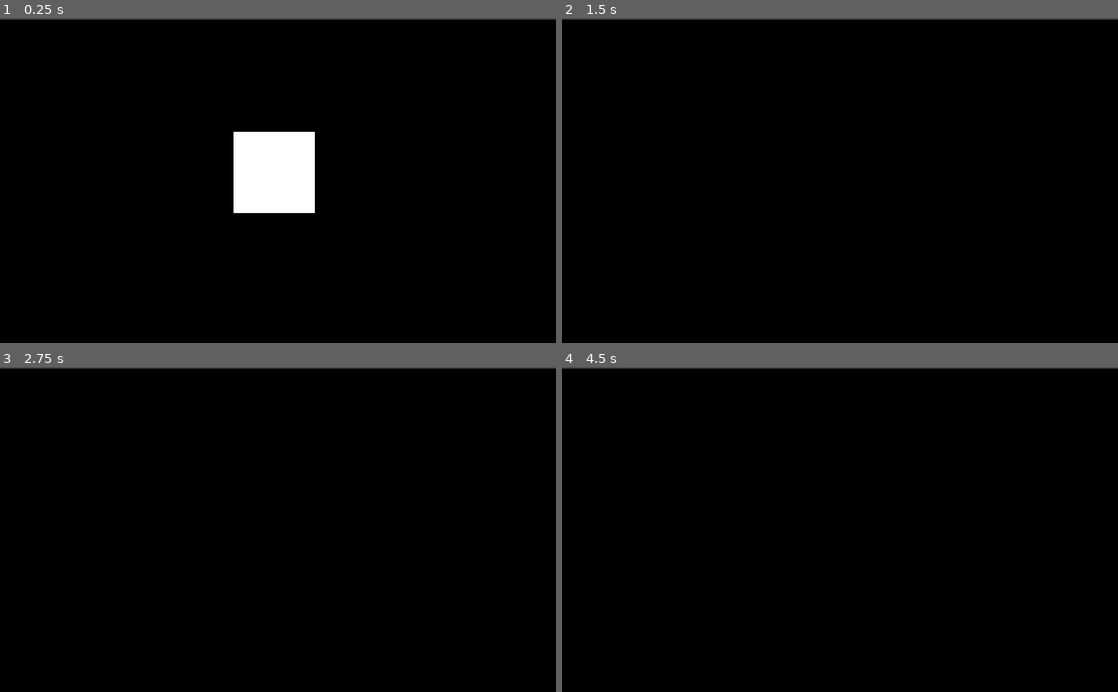
Above: before the commit, frames 1-4 (two rows, left to right).
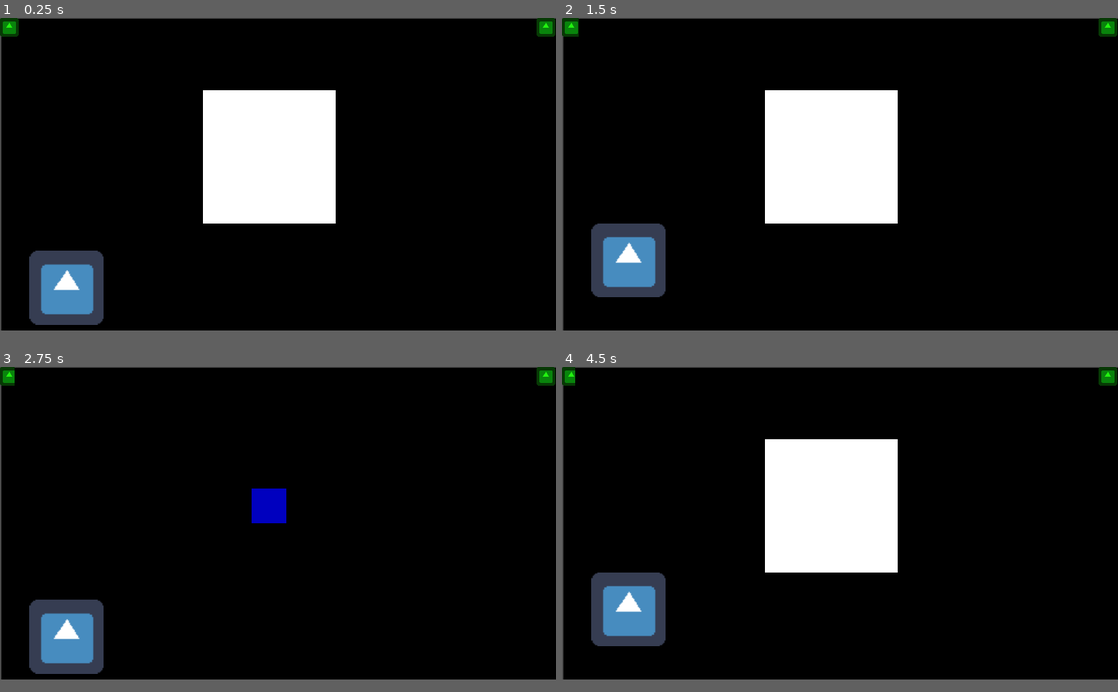
Above: after the commit, the same moments.

Repository: GamuxUnicamp/HIT_IT
Game: Godot game, scene res://scenes/Game.tscn
Same seed, same stepped clock (60 frames per second), same inputs: the game is played once before the commit and once after it. The engine's default icon, where the game draws it, is replaced by a stand-in: a white triangle on a blue panel in a dark square.
Inputs:
- Up to frame 1 (0.25 s): no input
- Up to frame 2 (1.5 s): tap Enter (ui_accept) at 0.5, 1.35 s; hold Enter (ui_accept) 0.53-1.28 s
- Up to frame 3 (2.75 s): tap Enter (ui_accept) at 1.52, 1.82 s; hold Enter (ui_accept) from 2.03 s (still down)
- Up to frame 4 (4.5 s): release Enter (ui_accept) at 2.78 s; tap Enter (ui_accept) at 2.85, 3.02, 3.32, 4.35 s; hold Enter (ui_accept) 3.53-4.28 s
In our replay, the window is 800x468 before the commit and 800x450 after it. These sizes can differ from the game's own. Grey fills any space a smaller window leaves; there, only what the larger window draws over its background counts as a difference.

The runs differ from the first frame. In frame 1, 10% of the frame differs, in the area x 0-100%, y 0-97%; in frame 2, 14%; in frame 3, 4.5%; in frame 4, 14%.

Commit message:
barra de vida criada

Diff:
--- a/Node2D.gd
+++ /dev/null
@@ -1,13 +0,0 @@
-extends Node2D
-
-# Declare member variables here. Examples:
-# var a = 2
-# var b = "text"
-
-# Called when the node enters the scene tree for the first time.
-func _ready():
-	pass # Replace with function body.
-
-# Called every frame. 'delta' is the elapsed time since the previous frame.
-#func _process(delta):
-#	pass
--- a/project.godot
+++ b/project.godot
@@ -19,6 +19,68 @@
 run/main_scene="res://scenes/Game.tscn"
 config/icon="res://icon.png"
 
+[debug]
+
+settings/fps/force_fps=30
+
+[display]
+
+window/size/width=1920
+window/size/height=1080
+window/size/test_width=1280
+window/size/test_height=720
+window/dpi/allow_hidpi=true
+window/stretch/mode="2d"
+window/stretch/aspect="keep_height"
+
+[gui]
+
+theme/use_hidpi=true
+
+[input]
+
+punchP1={
+"deadzone": 0.5,
+"events": [ Object(InputEventKey,"resource_local_to_scene":false,"resource_name":"","device":0,"alt":false,"shift":false,"control":false,"meta":false,"command":false,"pressed":false,"scancode":90,"unicode":0,"echo":false,"script":null)
+ ]
+}
+kickP1={
+"deadzone": 0.5,
+"events": [ Object(InputEventKey,"resource_local_to_scene":false,"resource_name":"","device":0,"alt":false,"shift":false,"control":false,"meta":false,"command":false,"pressed":false,"scancode":88,"unicode":0,"echo":false,"script":null)
+ ]
+}
+punchP2={
+"deadzone": 0.5,
+"events": [ Object(InputEventKey,"resource_local_to_scene":false,"resource_name":"","device":0,"alt":false,"shift":false,"control":false,"meta":false,"command":false,"pressed":false,"scancode":16777234,"unicode":0,"echo":false,"script":null)
+ ]
+}
+kickP2={
+"deadzone": 0.5,
+"events": [ Object(InputEventKey,"resource_local_to_scene":false,"resource_name":"","device":0,"alt":false,"shift":false,"control":false,"meta":false,"command":false,"pressed":false,"scancode":16777233,"unicode":0,"echo":false,"script":null)
+ ]
+}
+espP1={
+"deadzone": 0.5,
+"events": [ Object(InputEventKey,"resource_local_to_scene":false,"resource_name":"","device":0,"alt":false,"shift":false,"control":false,"meta":false,"command":false,"pressed":false,"scancode":83,"unicode":0,"echo":false,"script":null)
+ ]
+}
+espP2={
+"deadzone": 0.5,
+"events": [ Object(InputEventKey,"resource_local_to_scene":false,"resource_name":"","device":0,"alt":false,"shift":false,"control":false,"meta":false,"command":false,"pressed":false,"scancode":16777232,"unicode":0,"echo":false,"script":null)
+ ]
+}
+
+[input_devices]
+
+pointing/emulate_touch_from_mouse=true
+
+[locale]
+
+fallback="pt_BR"
+
 [rendering]
 
+quality/intended_usage/framebuffer_allocation=0
+quality/intended_usage/framebuffer_allocation.mobile=0
+threads/thread_model=2
 environment/default_environment="res://default_env.tres"
--- /dev/null
+++ b/scenes/Characters/Character.tscn
@@ -0,0 +1,25 @@
+[gd_scene load_steps=5 format=2]
+
+[ext_resource path="res://scripts/Character.gd" type="Script" id=1]
+[ext_resource path="res://icon.png" type="Texture" id=2]
+
+[sub_resource type="RectangleShape2D" id=1]
+extents = Vector2( 128, 128 )
+
+[sub_resource type="SpriteFrames" id=2]
+animations = [ {
+"frames": [ ExtResource( 2 ) ],
+"loop": true,
+"name": "default",
+"speed": 5.0
+} ]
+
+[node name="Character" type="KinematicBody2D"]
+script = ExtResource( 1 )
+
+[node name="Collision" type="CollisionShape2D" parent="."]
+shape = SubResource( 1 )
+
+[node name="AnimatedSprite" type="AnimatedSprite" parent="."]
+scale = Vector2( 4, 4 )
+frames = SubResource( 2 )
--- /dev/null
+++ b/scenes/Floor.tscn
@@ -0,0 +1,9 @@
+[gd_scene load_steps=2 format=2]
+
+[sub_resource type="RectangleShape2D" id=1]
+extents = Vector2( 1120, 10 )
+
+[node name="Floor" type="StaticBody2D"]
+
+[node name="Collision" type="CollisionShape2D" parent="."]
+shape = SubResource( 1 )
--- /dev/null
+++ b/scenes/GUI.gd
@@ -0,0 +1,23 @@
+extends MarginContainer
+onready var lifebar=$Lifebar1/TextureProgress
+onready var tween=$Tween
+
+var animated_health=100
+
+func _process(delta):
+	var round_value=round(animated_health)
+	lifebar.value=round_value
+
+func take_damage(health):#funcao tem como parametro vida atual
+	update_health(health)
+
+func update_health(new_bar_value):#atualiza o valor barra de vida
+
+	tween.interpolate_property(self,"animated_health",animated_health,new_bar_value,0.5,tween.TRANS_LINEAR,Tween.EASE_IN)
+	if not tween.is_active():
+		tween.start()
+func player_died():
+	var start_color=Color(1.0,1.0,1.0,1.0)
+	var end_color=Color(1.0,1.0,1.0,0.0)
+	tween.interpolate_property(self,"modulate",start_color,end_color,0.7,Tween.TRANS_LINEAR,Tween.EASE_IN)
+	get_tree().quit()
--- a/scenes/Game.tscn
+++ b/scenes/Game.tscn
@@ -1,28 +1,78 @@
-[gd_scene load_steps=2 format=2]
+[gd_scene load_steps=7 format=2]
 
 [ext_resource path="res://scripts/Game.gd" type="Script" id=1]
+[ext_resource path="res://scenes/Characters/Character.tscn" type="PackedScene" id=2]
+[ext_resource path="res://scenes/Floor.tscn" type="PackedScene" id=3]
+[ext_resource path="res://resource/MUSICA_SP.wav" type="AudioStream" id=4]
+[ext_resource path="res://scenes/GUI.gd" type="Script" id=5]
+[ext_resource path="res://icon.png" type="Texture" id=6]
 
 [node name="Game" type="Node2D"]
 script = ExtResource( 1 )
 
 [node name="Background" type="Panel" parent="."]
-margin_left = -1.05264
-margin_top = 3.1579
-margin_right = 1028.95
-margin_bottom = 603.158
+margin_left = 3.51617
+margin_top = 1.75809
+margin_right = 1923.52
+margin_bottom = 1081.76
 
-[node name="Signal" type="Panel" parent="."]
-margin_left = 430.0
-margin_top = 210.0
-margin_right = 580.0
-margin_bottom = 360.0
+[node name="RythmSignal" type="Panel" parent="."]
+visible = false
+margin_left = 700.0
+margin_top = 250.0
+margin_right = 1160.0
+margin_bottom = 710.0
+grow_horizontal = 2
+grow_vertical = 2
+
+[node name="SetbackSignal" type="Panel" parent="."]
+visible = false
+margin_left = 870.0
+margin_top = 420.0
+margin_right = 990.0
+margin_bottom = 540.0
+
+[node name="Character" parent="." instance=ExtResource( 2 )]
+position = Vector2( 230, 920 )
+
+[node name="Floor" parent="." instance=ExtResource( 3 )]
+position = Vector2( 1010, 1070 )
+
+[node name="SoundNodes" type="Node" parent="."]
+
+[node name="Rythm" type="AudioStreamPlayer2D" parent="SoundNodes"]
+
+[node name="Setback" type="AudioStreamPlayer2D" parent="SoundNodes"]
+
+[node name="Music" type="AudioStreamPlayer" parent="SoundNodes"]
+stream = ExtResource( 4 )
 
 [node name="GUI" type="MarginContainer" parent="."]
-margin_right = 393.0
-margin_bottom = 43.0
+modulate = Color( 0.133333, 0.945098, 0.0627451, 1 )
+margin_right = 1917.0
+margin_bottom = 72.0
+script = ExtResource( 5 )
 
-[node name="Lifebar" type="HBoxContainer" parent="GUI"]
-margin_right = 393.0
-margin_bottom = 43.0
+[node name="Lifebar1" type="HBoxContainer" parent="GUI"]
+margin_right = 1917.0
+margin_bottom = 72.0
+
+[node name="TextureProgress" type="TextureProgress" parent="GUI/Lifebar1"]
+margin_right = 64.0
+margin_bottom = 72.0
+value = 100.0
+texture_progress = ExtResource( 6 )
+
+[node name="Lifebar2" type="HBoxContainer" parent="GUI"]
+margin_right = 1917.0
+margin_bottom = 72.0
+alignment = 2
+
+[node name="TextureProgres2" type="TextureProgress" parent="GUI/Lifebar2"]
+margin_left = 1853.0
+margin_right = 1917.0
+margin_bottom = 72.0
+value = 100.0
+texture_progress = ExtResource( 6 )
 
 [node name="Tween" type="Tween" parent="GUI"]
--- a/scenes/HBoxContainer.gd
+++ /dev/null
@@ -1,15 +0,0 @@
-extends HBoxContainer
-
-# Declare member variables here. Examples:
-# var a = 2
-# var b = "text"
-var size=100#vida maxima
-var damage=10#dano recebido apos erro
-# Called when the node enters the scene tree for the first time.
-func _ready():
-
-	pass # Replace with function body.
-
-# Called every frame. 'delta' is the elapsed time since the previous frame.
-#func _process(delta):
-#	pass
--- a/scenes/Lifebar.gd
+++ /dev/null
@@ -1,15 +0,0 @@
-extends CanvasLayer
-
-# Declare member variables here. Examples:
-# var a = 2
-# var b = "text"
-var size=100
-var damage=10
-#damage é o percentual da barra perdida a cada dano recebido
-# Called when the node enters the scene tree for the first time.
-func _ready():
-	pass # Replace with function body.
-
-# Called every frame. 'delta' is the elapsed time since the previous frame.
-#func _process(delta):
-#	pass
--- /dev/null
+++ b/scripts/Character.gd
@@ -0,0 +1,50 @@
+extends KinematicBody2D
+
+const GRAVITY = 500000
+var velocity = Vector2()
+export var jump_velocity = 80000
+var health=100
+var health_reduced_in_mistake=10
+
+onready var game = get_parent()
+
+signal health_reduced
+signal died
+
+func _ready():
+	connect("health_reduced",game.get_node("GUI"), "take_damage")
+	connect("died",game.get_node("GUI"),"player_died")
+func _physics_process(delta):
+	# Gravidade do jogo
+	velocity.y += delta * GRAVITY
+	var motion = velocity * delta
+	motion = move_and_slide(motion, Vector2(0,-1))
+
+func _input(event):
+	# Fazer o personagem pular caso o jogador acerte
+	if event.is_action_pressed("ui_accept"):
+		if game.press_time:
+			if not game.p1_pressed:
+				print("HIT!")
+				game.p1_pressed = true
+				jump()
+			else:
+				print("NO!")
+				if(health!=0):
+					if health!=health_reduced_in_mistake:
+						health=health-health_reduced_in_mistake
+						emit_signal("health_reduced",health)
+					else:
+						emit_signal("died")
+		else:
+			print("NO!")
+			if(health!=0):
+				if health!=health_reduced_in_mistake:
+					health=health-health_reduced_in_mistake
+					emit_signal("health_reduced",health)
+				else:
+					emit_signal("died")
+# Se o jogador estiver no chão, aplicar uma força vertical
+func jump():
+	if is_on_floor():
+		velocity.y = -jump_velocity
--- a/scripts/Game.gd
+++ b/scripts/Game.gd
@@ -1,59 +1,70 @@
 extends Node2D
 
 onready var background_panel = $Background
-onready var signal_panel = $Signal
+onready var rythm_signal_panel = $RythmSignal
+onready var setback_signal_panel = $SetbackSignal
+onready var rythm_sound_node = $SoundNodes/Rythm
+onready var setback_sound_node = $SoundNodes/Setback
 
-var rythm_timer = Timer.new()
-var rythm_threshold_timer = Timer.new()
+export var bpm = 80
+var game_time = 0
 
 var press_time = false
+var p1_pressed = false
+var p2_pressed = false
 
 func _ready():
 	# Definir e adicionar estilos (cores) para os painéis
 	var background_style = StyleBoxFlat.new()
-	var signal_style = StyleBoxFlat.new()
+	var rythm_signal_style = StyleBoxFlat.new()
+	var setback_signal_style = StyleBoxFlat.new()
 
 	background_style.set_bg_color(Color(0,0,0))
-	signal_style.set_bg_color(Color(1,1,1))
+	rythm_signal_style.set_bg_color(Color(1,1,1))
+	setback_signal_style.set_bg_color(Color(0,0,.75))
 
 	background_panel.add_stylebox_override("panel", background_style)
-	signal_panel.add_stylebox_override("panel", signal_style)
+	rythm_signal_panel.add_stylebox_override("panel", rythm_signal_style)
+	setback_signal_panel.add_stylebox_override("panel", setback_signal_style)
 
 	background_panel.update()
-	signal_panel.update()
+	rythm_signal_panel.update()
+	setback_signal_panel.update()
 
-	# Definir o ritmo do jogo
-	rythm_timer.set_wait_time(1)
-	rythm_timer.connect("timeout", self, "_on_rythm_timeout")
-	add_child(rythm_timer)
-	rythm_timer.start()
+func _process(delta):
+	game_time += delta # Relógio do jogo
+	rythm_update() # Atualiza o ritmo do jogo
 
-	# Definir o limite de reação do usuário
-	rythm_threshold_timer.set_wait_time(0.5)
-	rythm_threshold_timer.connect("timeout", self, "_on_threshold_timeout")
-	add_child(rythm_threshold_timer)
+func rythm_update():
+	# Porcentagem entre uma batida e outra
+	var rythm_time = fmod(game_time, 60.0/bpm)/(60.0/bpm)
 
-func _input(event):
-	if event.is_action_pressed("ui_accept"):
-		if press_time:
-			print("HIT!")
-		else:
-			print("NO!")
+	# Definir o delay da música, para sincronizar com o metrônomo
+	if not $SoundNodes/Music.playing and game_time >= 0.5:
+		$SoundNodes/Music.play()
 
-func _on_rythm_timeout():
-	# Exibir o quadrado branco
-	signal_panel.show()
+	# Ligar press_time no tempo e no contratempo
+	if rythm_time <= 0.5: # Tempo
+		press_time = true
+		rythm_signal_panel.show() # Mostra quadrado branco
+		if rythm_sound_node.visible:
+			rythm_sound_node.play()
+			rythm_sound_node.hide()
 
-	# O jogador deve reagir
-	press_time = true
+	elif rythm_time > 0.625 and rythm_time < 0.875: # Contratempo
+		press_time = true
+		setback_signal_panel.show() # Mostra quadrado azul
+		if setback_sound_node.visible:
+			setback_sound_node.play()
+			setback_sound_node.hide()
+	else:
+		# Reiniciar objetos para a próxima batida
+		press_time = false
+		p1_pressed = false
+		p2_pressed = false
+		rythm_sound_node.show()
+		setback_sound_node.show()
 
-	# Começar a contagem do ritmo e do limite de reação
-	rythm_timer.start()
-	rythm_threshold_timer.start()
-
-func _on_threshold_timeout():
-	# Esconder o quadrado branco
-	signal_panel.hide()
-
-	# O jogador não deve mais pressionar
-	press_time = false
+		# Esconder os quadrados quando não for tempo nem contratempo
+		rythm_signal_panel.hide()
+		setback_signal_panel.hide()
Not shown, added: resource/MUSICA_SP.wav.import
Not shown, added: resource/beep.wav.import
Not shown, added: resource/click.wav.import
Not shown, changed: README.md
Not shown, added: resource/MUSICA_SP.wav
Not shown, added: resource/beep.wav
Not shown, added: resource/click.wav
